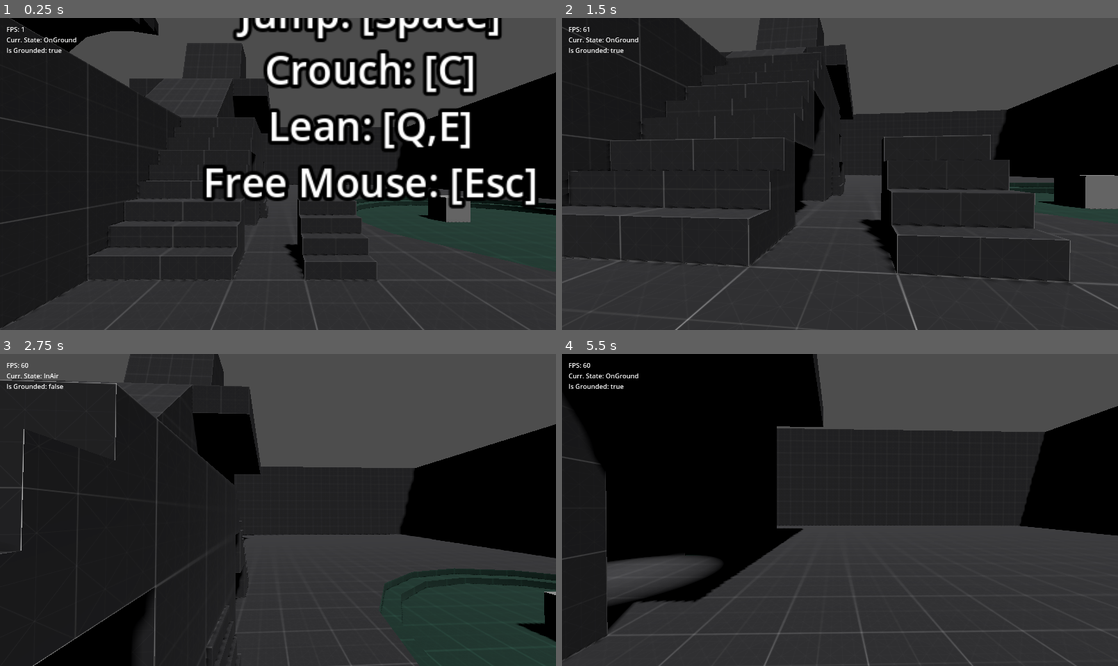
Above: before the commit, frames 1-4 (two rows, left to right).
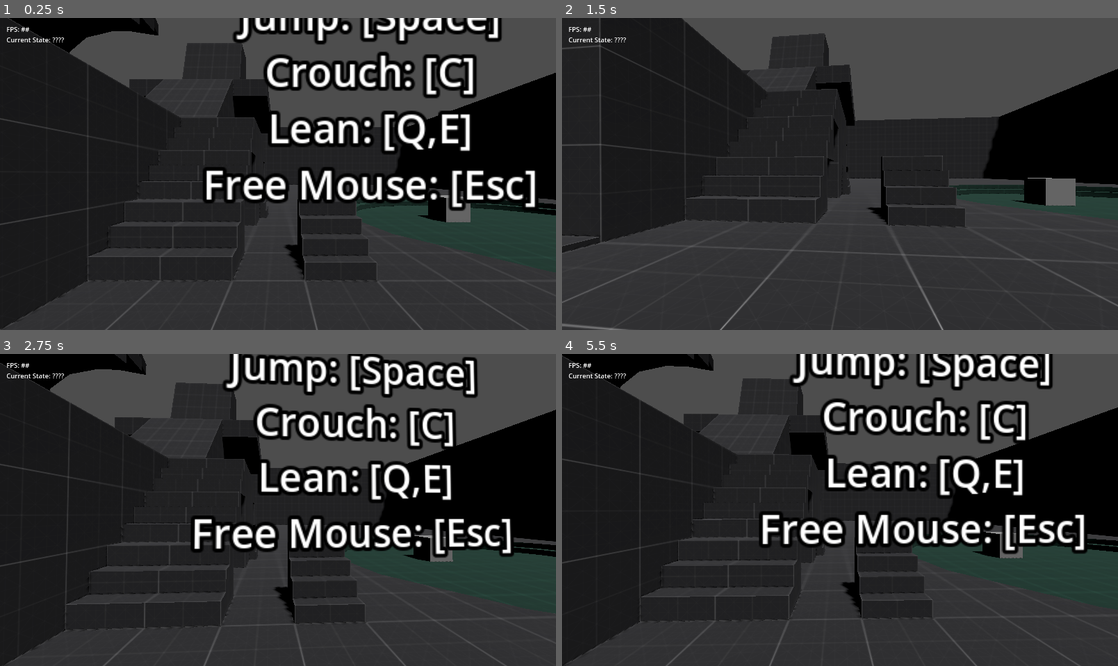
Above: after the commit, the same moments.

Repository: newengland-neighbor/data-driven-fp-controller
Game: Godot game, scene res://environments/prototyping_room/prototyping_room.tscn
Two runs of this game, one before a commit and one after it. Both use one fixed random seed, a clock stepped at 60 frames per second and the inputs below.
Inputs (mouse positions are in pixels of both pictures, inside the frame that each line leads up to):
- Up to frame 1 (0.25 s): no input
- Up to frame 2 (1.5 s): tap Enter at 0.5 s; move the mouse to (867, 174) at 0.52 s; hold C (crouch) 0.53-1.28 s; hold W (move_forward) from 0.53 s (still down); tap Space (jump) at 0.77 s; move the mouse to (812, 174) at 1.27 s; tap Shift (sprint) at 1.35 s
- Up to frame 3 (2.75 s): keep holding W (move_forward); tap Space (jump) at 1.52 s; move the mouse to (289, 503) at 2.02 s; hold C (crouch) from 2.03 s (still down)
- Up to frame 4 (5.5 s): keep holding W (move_forward); move the mouse to (834, 516) at 2.77 s; release C (crouch) at 2.78 s; tap Shift (sprint) at 2.85, 4.35 s; tap Space (jump) at 3.02, 3.77, 4.52 s; move the mouse to (878, 513) at 3.52 s; hold C (crouch) 3.53-4.28 s; move the mouse to (795, 506) at 4.27 s; move the mouse to (845, 510) at 5.02 s; hold C (crouch) from 5.03 s (still down)

The runs differ from the first frame. In frame 1, 8.2% of the frame differs, in the area x 0-100%, y 0-100%; in frame 2, 13%; in frame 3, 30%; in frame 4, 44%.
Error after the commit: Parse Error: Identifier "terminal_velo" not declared in the current scope. (res://entities/player/states/fp_in_air.gd:51)

Commit message:
Update fp_in_air.gd
Added terminal velocity functionality.

Diff:
--- a/entities/player/states/fp_in_air.gd
+++ b/entities/player/states/fp_in_air.gd
@@ -39,13 +39,17 @@
 		if character_body_ref.get_input() != Vector2.ZERO
 		else Vector3.ZERO )
 
-	if character_body_ref.get_desired_direction().length() > 0:
+	# Lerp horizontal movement vector based on wish_dir's length value.
+	if wish_dir.length() > 0:
 		lerped_velo = MathPlus.v3_exp_decay(lerped_velo,wish_dir,move_acceleration,_delta)
 	else: lerped_velo = MathPlus.v3_exp_decay(lerped_velo,wish_dir,move_drag,_delta)
 
 	character_body_ref.velocity.x = lerped_velo.x * character_body_ref.get_total_speed()
 	character_body_ref.velocity.z = lerped_velo.z * character_body_ref.get_total_speed()
-	character_body_ref.velocity.y += -9.8 * 3.0 * _delta
+
+	# Terminal velocity check - if we're below that value, speed player's fall up.
+	if (character_body_ref.velocity * Vector3.UP).length() < terminal_velo:
+		character_body_ref.velocity.y += -9.8 * 3.0 * _delta
 	var downward_velocity : float = snappedf(character_body_ref.velocity.y,0.01)
 
 	character_body_ref.move_and_slide()
